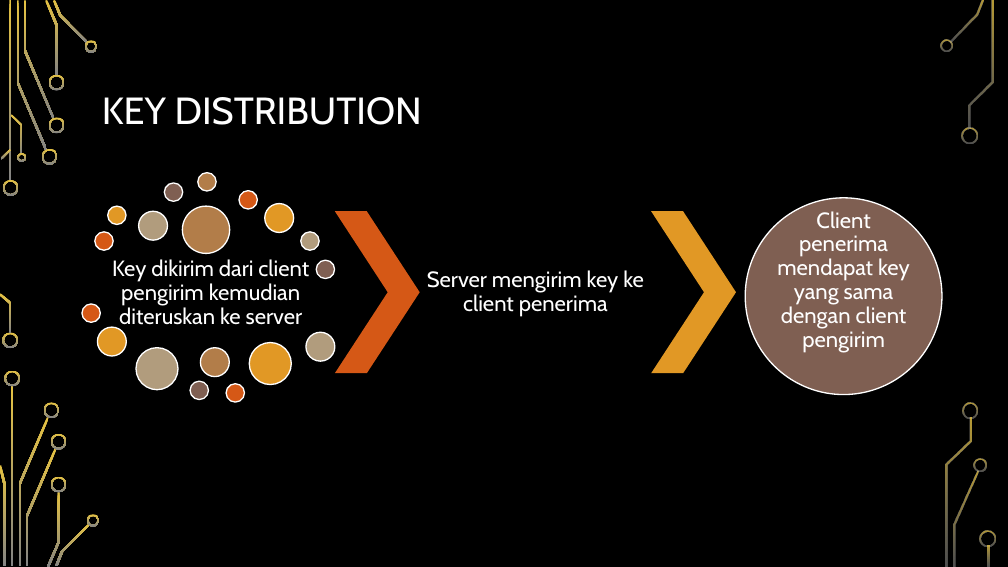
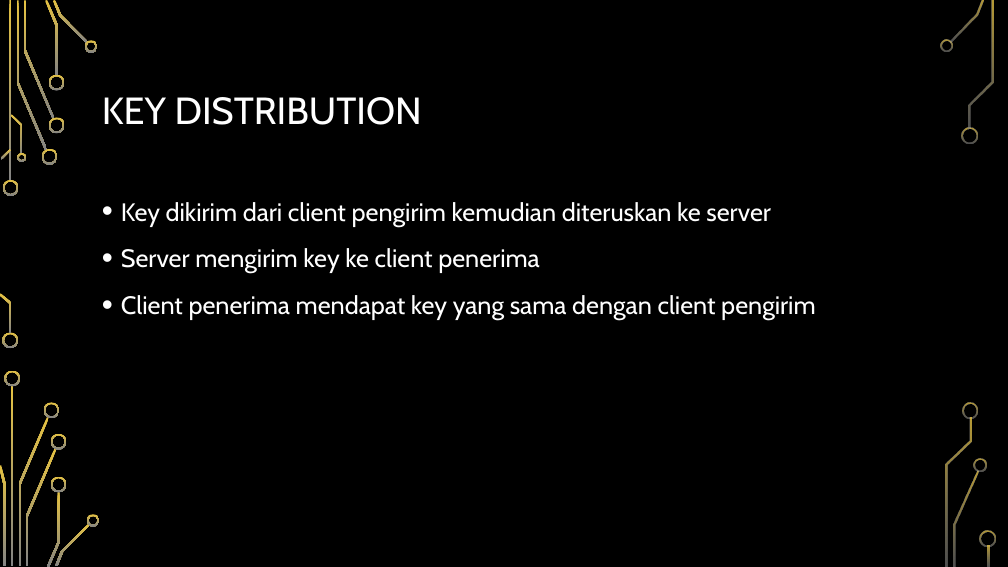
Before and after one commit to ericivander/kijchat, a slide deck: slide 4 of Related Document/kijChatSecure.pptx. Drawn at 1008x567 pixels with LibreOffice and Linux fonts; fonts in the diff are those of the drawing; background and template pictures are left out. Boxes give left, top, right and bottom in pixels: in the first picture for what was removed or moved away, otherwise in the second. Text is boxed around its words. In the diff, an @@ line names an element or a change of style, - is before the commit and + after.

```diff
--- a/Related Document/kijChatSecure.pptx
+++ b/Related Document/kijChatSecure.pptx
@@ text added at (121,202,815,320), 24 pt, text #FFFFFF @@
+• Key dikirim dari client pengirim kemudian diteruskan ke server
+• Server mengirim key ke client penerima
+• Client penerima mendapat key yang sama dengan client pengirim
@@ group removed at (82,172,942,402): 19 ellipses, 3 texts, 2 chevrons @@
-Key dikirim dari client pengirim kemudian diteruskan ke server
-Server mengirim key ke client penerima
-Client penerima mendapat key yang sama dengan client pengirim
```
Also in this commit, not shown: 3 other slides changed.
